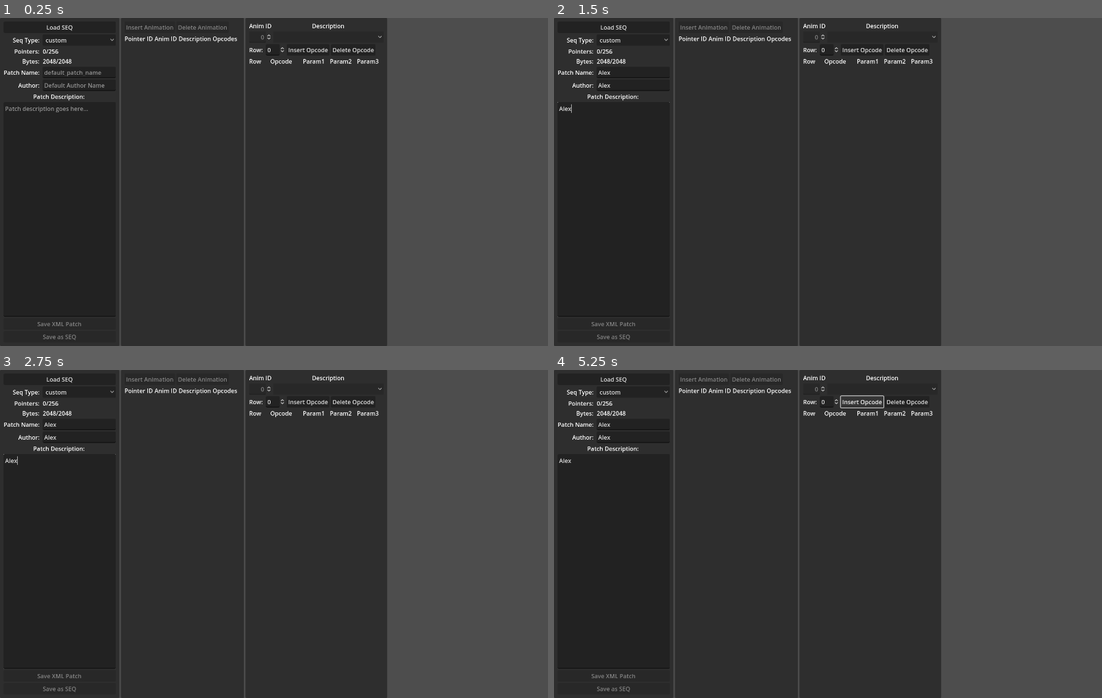
Above: before the commit, frames 1-4 (two rows, left to right).
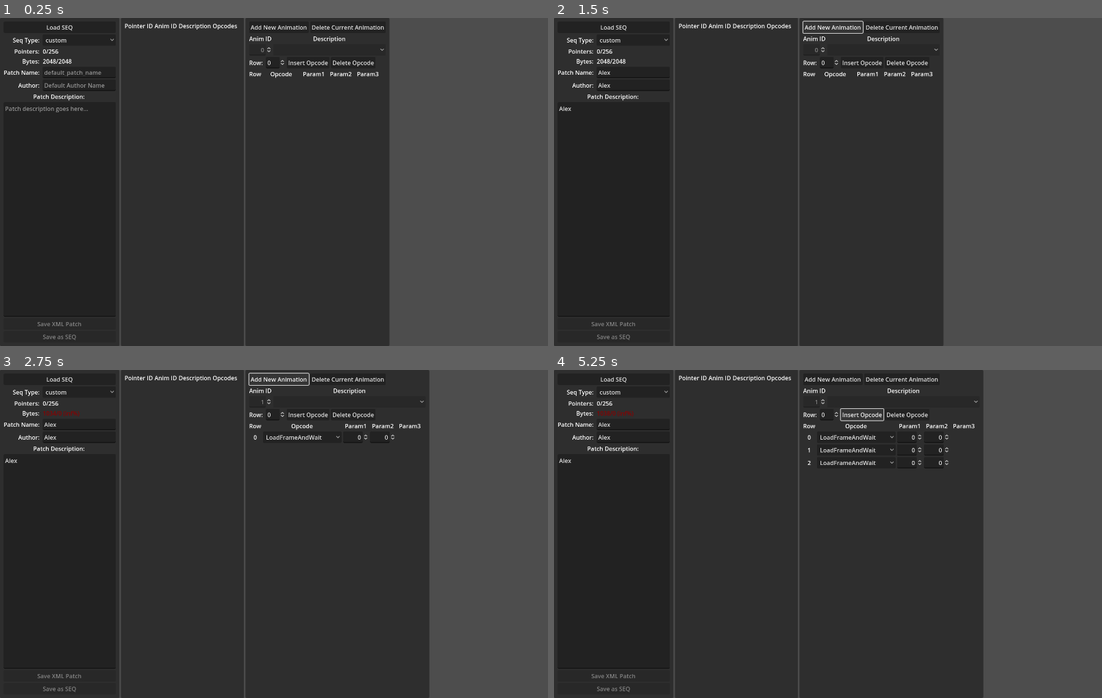
Above: after the commit, the same moments.

Repository: mrgudenheim/fftae
Game: Godot game, scene res://main.tscn
Same seed, same stepped clock (60 frames per second), same inputs: the game is played once before the commit and once after it.
Inputs (mouse positions are in pixels of both pictures, inside the frame that each line leads up to):
- Up to frame 1 (0.25 s): no input
- Up to frame 2 (1.5 s): click (630, 73) at 0.52 s; type "Alex" at 0.6 s; click (630, 83) at 0.75 s; type "Alex" at 0.83 s; click (614, 208) at 0.98 s; type "Alex" at 1.07 s; click (833, 27) at 1.25 s, where only the run after the commit has a clickable "Add New Animation"
- Up to frame 3 (2.75 s): click (279, 379) at 2 s, where only the run after the commit has a clickable "Add New Animation"
- Up to frame 4 (5.25 s): click "custom" at 2.75 s; click "Insert Opcode" at 3.5 s; click "custom" at 4.25 s; click "Insert Opcode" at 5 s

The runs differ from the first frame. In frame 1, 1.5% of the frame differs, in the area x 22-71%, y 0-100%; in frame 2, 1.6%; in frame 3, 9.1%; in frame 4, 9.4%, in the area x 7-79%, y 0-100%.
Error before the commit: Out of bounds get index '-1' (on base: 'Array[Sequence]') (res://main.gd:264)

Commit message:
added ability to delete animations fixed bugs related to pointers and lengths

Diff:
--- a/main.gd
+++ b/main.gd
@@ -280,3 +280,24 @@
 	seq.sequences[settings_ui.animation_name_options.selected].seq_parts.remove_at(seq_part_id)
 	settings_ui.current_bytes = seq.toal_length
 	_on_animation_option_button_item_selected(seq_id)
+
+
+func _on_new_animation_pressed() -> void:
+	# create new sequence with initial opcode LoadFrameAndWait(0,0)
+	var new_seq: Sequence = Sequence.new()
+	var initial_seq_part: SeqPart = SeqPart.new()
+	initial_seq_part.parameters.append(0)
+	initial_seq_part.parameters.append(0)
+	new_seq.seq_parts.append(initial_seq_part)
+
+	seq.sequences.append(new_seq)
+	settings_ui.animation_id_spinbox.value = seq.sequences.size() - 1
+
+
+func _on_delete_animation_pressed() -> void:
+	seq.sequences.remove_at(settings_ui.animation_id_spinbox.value)
+	settings_ui.animation_id_spinbox.max_value = seq.sequences.size() - 1
+	for pointer: int in seq.sequence_pointers:
+		if pointer >= settings_ui.animation_id_spinbox.max_value:
+			pointer = 0
+	populate_opcode_list(opcode_list_container, settings_ui.animation_id_spinbox.value)
--- a/main.tscn
+++ b/main.tscn
@@ -183,12 +183,13 @@
 layout_mode = 2
 
 [node name="HBoxContainer" type="HBoxContainer" parent="HBoxContainer/AnimationsList/MarginContainer/VBoxContainer"]
+visible = false
 layout_mode = 2
 
 [node name="InsertAnimation" type="Button" parent="HBoxContainer/AnimationsList/MarginContainer/VBoxContainer/HBoxContainer"]
 layout_mode = 2
 disabled = true
-text = "Insert Animation"
+text = "Append Animation"
 
 [node name="DeleteAnimation" type="Button" parent="HBoxContainer/AnimationsList/MarginContainer/VBoxContainer/HBoxContainer"]
 layout_mode = 2
@@ -232,6 +233,17 @@
 
 [node name="VBoxContainer" type="VBoxContainer" parent="HBoxContainer/AnimationEditor/MarginContainer"]
 layout_mode = 2
+
+[node name="HBoxContainer" type="HBoxContainer" parent="HBoxContainer/AnimationEditor/MarginContainer/VBoxContainer"]
+layout_mode = 2
+
+[node name="NewAnimation" type="Button" parent="HBoxContainer/AnimationEditor/MarginContainer/VBoxContainer/HBoxContainer"]
+layout_mode = 2
+text = "Add New Animation"
+
+[node name="DeleteAnimation" type="Button" parent="HBoxContainer/AnimationEditor/MarginContainer/VBoxContainer/HBoxContainer"]
+layout_mode = 2
+text = "Delete Current Animation"
 
 [node name="Options" type="GridContainer" parent="HBoxContainer/AnimationEditor/MarginContainer/VBoxContainer"]
 layout_mode = 2
@@ -324,6 +336,8 @@
 [connection signal="file_selected" from="HBoxContainer/SettingsPanel/MarginContainer/VBoxContainer/SaveAsXml/SaveXmlDialog" to="." method="_on_save_xml_dialog_file_selected"]
 [connection signal="pressed" from="HBoxContainer/SettingsPanel/MarginContainer/VBoxContainer/SaveAsSEQ" to="." method="_on_save_as_seq_pressed"]
 [connection signal="file_selected" from="HBoxContainer/SettingsPanel/MarginContainer/VBoxContainer/SaveAsSEQ/SaveSeqDialog" to="." method="_on_save_seq_dialog_file_selected"]
+[connection signal="pressed" from="HBoxContainer/AnimationEditor/MarginContainer/VBoxContainer/HBoxContainer/NewAnimation" to="." method="_on_new_animation_pressed"]
+[connection signal="pressed" from="HBoxContainer/AnimationEditor/MarginContainer/VBoxContainer/HBoxContainer/DeleteAnimation" to="." method="_on_delete_animation_pressed"]
 [connection signal="item_selected" from="HBoxContainer/AnimationEditor/MarginContainer/VBoxContainer/Options/AnimationOptionButton" to="." method="_on_animation_option_button_item_selected"]
 [connection signal="pressed" from="HBoxContainer/AnimationEditor/MarginContainer/VBoxContainer/Functions/InsertOpcode" to="." method="_on_insert_opcode_pressed"]
 [connection signal="pressed" from="HBoxContainer/AnimationEditor/MarginContainer/VBoxContainer/Functions/DeleteOpcode" to="." method="_on_delete_opcode_pressed"]
--- a/src/Seq.gd
+++ b/src/Seq.gd
@@ -40,16 +40,10 @@
 var sequences: Array[Sequence] = []
 var section3_length:int = 0:
 	get:
-		#var sequence_pointers_sorted:Array[int] = sequence_pointers.duplicate()
-		#sequence_pointers_sorted.sort()
-		var sum: int = 2 + get_pointer_address(sequence_pointers[-1]) # length to last seqence
-		sum += sequences[-1].length # length of last sequence
+		var sum: int = 2
+		for sequence: Sequence in sequences:
+			sum += sequence.length
 		return sum
-
-		#var sum:int = 0
-		#for sequence in sequences:
-			#sum += sequence.length
-		#return sum + 2 # bytes
 
 var toal_length: int = 0:
 	get:
--- a/src/settings_ui.gd
+++ b/src/settings_ui.gd
@@ -95,7 +95,7 @@
 			_on_patch_type_item_selected(patch_type_options.selected)
 			break
 
-	current_animation_slots = seq.sequences.size()
+	current_animation_slots = seq.sequence_pointers.size()
 	max_animation_slots = seq.section2_length / 4
 	current_bytes = seq.toal_length
 
@@ -106,7 +106,7 @@
 	patch_description_edit.placeholder_text = type + ".seq edited with FFT Animation Editor"
 	patch_name_edit.placeholder_text = type + "_animation_edit"
 
-	animation_id_spinbox.max_value = seq.sequences.size()
+	animation_id_spinbox.max_value = seq.sequences.size() - 1
 	animation_id_spinbox.editable = true
 
 	animation_name_options.clear()
